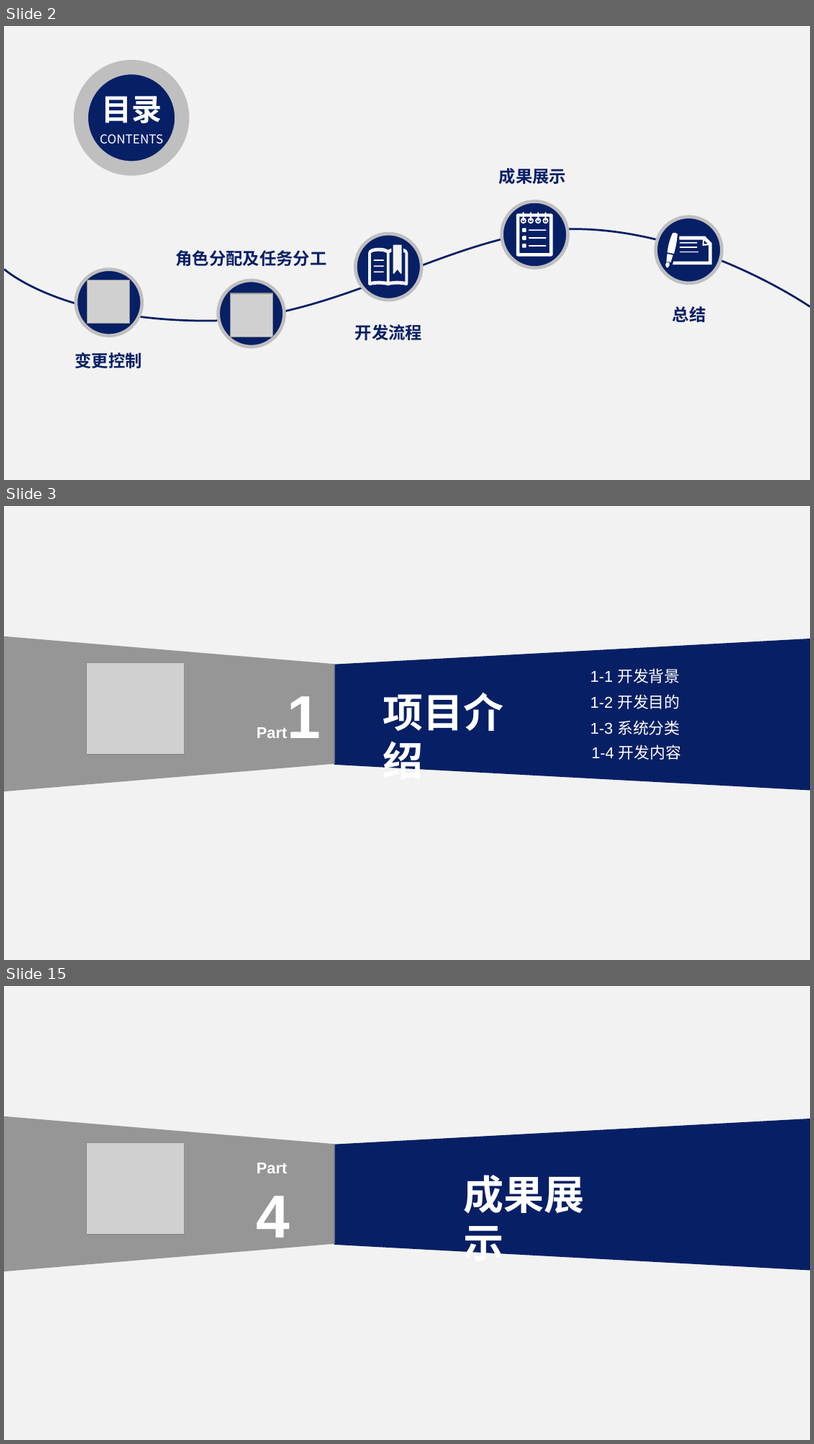
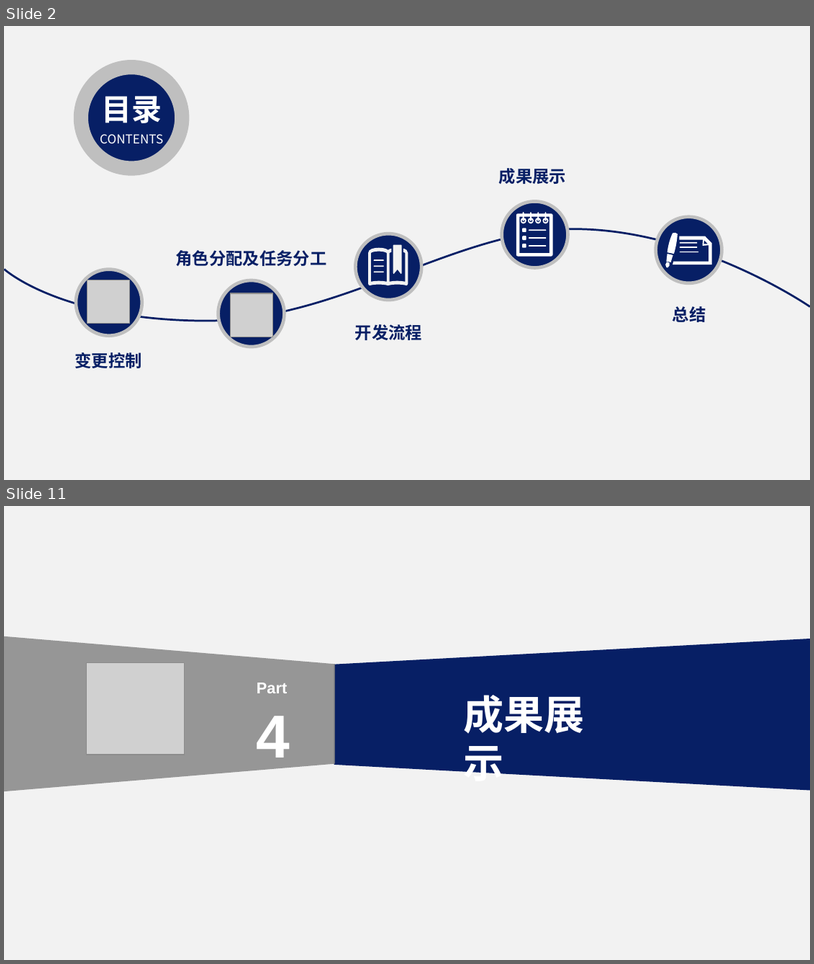
Before and after one commit to NillsWang/OlineEducationSys, a slide deck: practical_exloir/精化阶段/8组 阶段评审 刘杰 .pptx. Shown one above the other, each under a label of ours: slides 2, 3 and 15 before the commit, slides 2 and 11 after it; the slides between them are not shown. The pictures are 814x1444 and 814x964 pixels, drawn with LibreOffice and Linux fonts; fonts in the diff are those of the drawing; grey boxes stand for pictures. Boxes give left, top, right and bottom in pixels: in the first picture for what was removed or moved away, otherwise in the second. Text is boxed around its words. In the diff, an @@ line names an element or a change of style, - is before the commit and + after.

```diff
--- a/practical_exloir/精化阶段/8组 阶段评审 刘杰 .pptx
+++ b/practical_exloir/精化阶段/8组 阶段评审 刘杰 .pptx
@@ slide 3 removed at [4,506,810,960], background #F2F2F2 @@
@@ trapezoid removed at [4,636,335,791] @@
@@ trapezoid removed at [334,638,810,790] @@
@@ picture removed at [86,662,184,754] @@
@@ text removed at [251,675,327,754] @@
-Part1
@@ text removed at [383,692,504,770] @@
-项目介绍
@@ group removed at [591,668,682,759]: 4 texts @@
-1-1 开发背景
-1-2 开发目的
-1-3 系统分类
-1-4 开发内容
@@ what was slide 15 is now slide 11 @@
```
Also in this commit, not shown: 9 slides changed, 4 slides added, 7 other slides removed, 1 other file.
